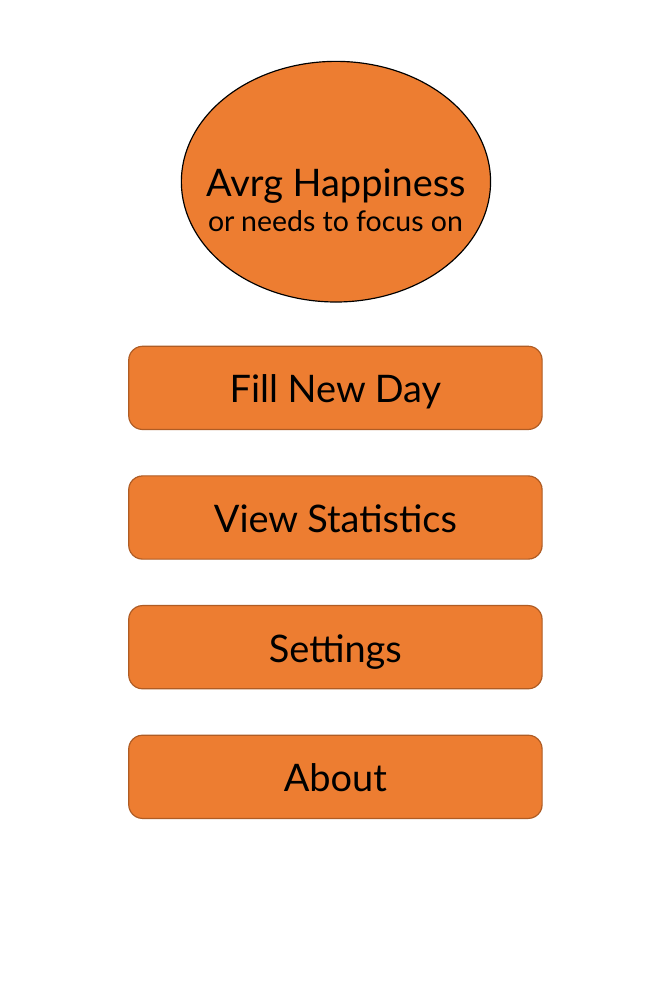
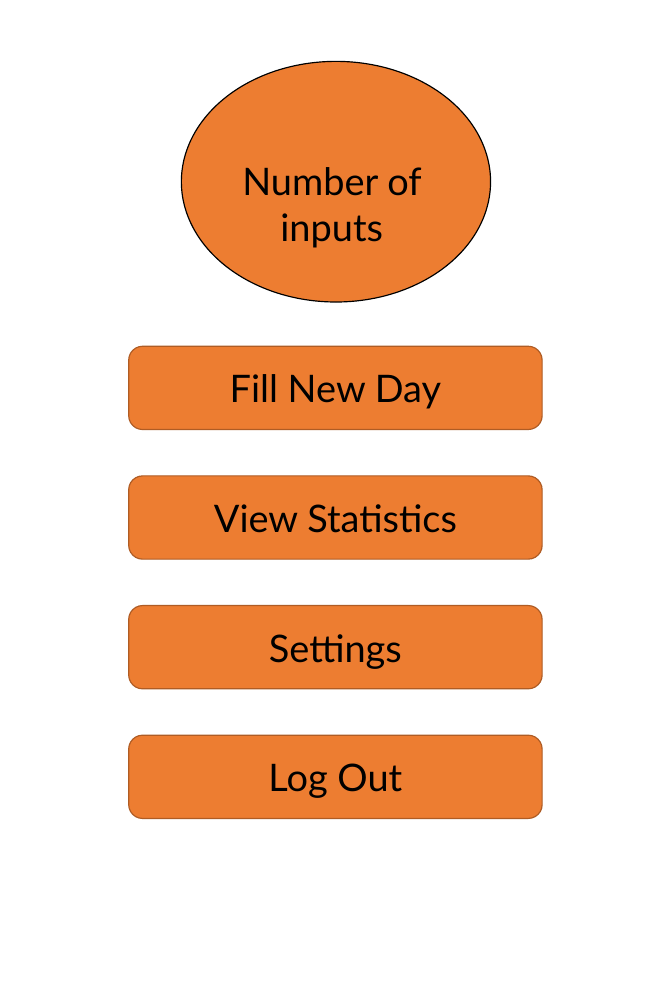
Before and after one commit to RunarReve/MoodTrackingApp, a slide deck: slide 4 of Documents/UI.pptx (slide 1 before the commit). Drawn at 672x1008 pixels with LibreOffice and Linux fonts; fonts in the diff are those of the drawing. Boxes give left, top, right and bottom in pixels: in the first picture for what was removed or moved away, otherwise in the second. Text is boxed around its words. In the diff, an @@ line names an element or a change of style, - is before the commit and + after.

```diff
--- a/Documents/UI.pptx
+++ b/Documents/UI.pptx
@@ text at (242,167,421,248): text changed @@
-Avrg Happiness
+Number of inputs
@@ text removed at (208,210,463,232) @@
-or needs to focus on
@@ text at (268,763,402,798): text changed @@
-About
+Log Out
```
Also in this commit, not shown: 4 other slides changed, 4 slides added, 30 other files.
